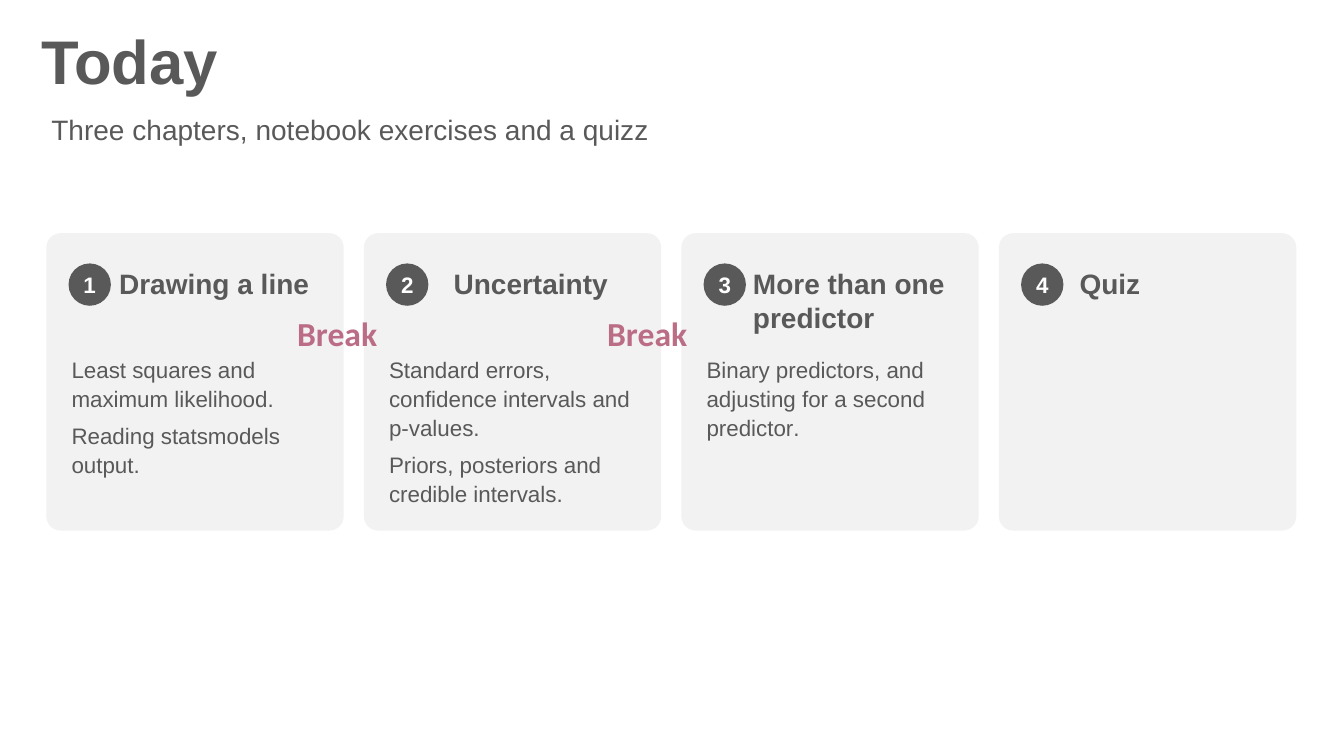
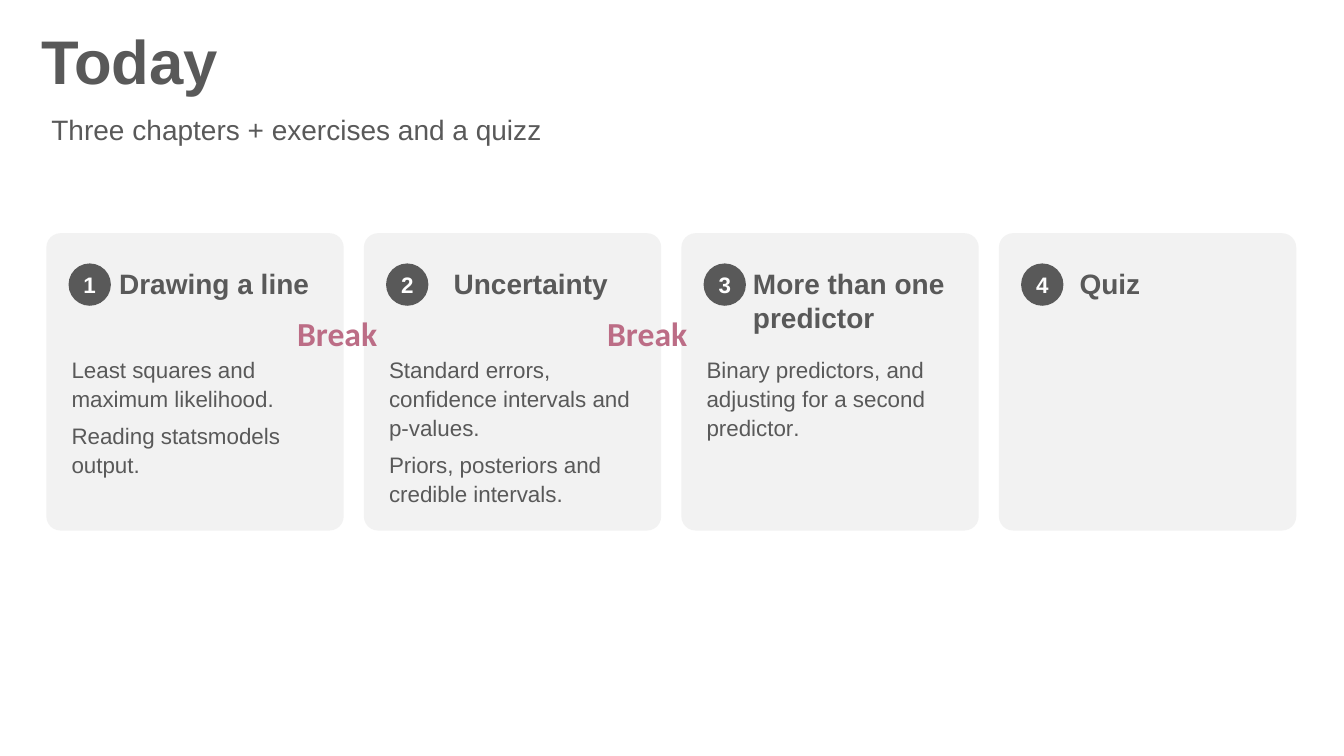
Before and after one commit to centre-for-humanities-computing/introduction-bayesian-statistics, a slide deck: slide 2 of slides/session1_linear_regressions.pptx. Drawn at 1344x756 pixels with LibreOffice and Linux fonts; fonts in the diff are those of the drawing. Boxes give left, top, right and bottom in pixels: in the first picture for what was removed or moved away, otherwise in the second. Text is boxed around its words. In the diff, an @@ line names an element or a change of style, - is before the commit and + after.

Commit message:
slides

```diff
--- a/slides/session1_linear_regressions.pptx
+++ b/slides/session1_linear_regressions.pptx
@@ text at [51,119,541,145]: text changed @@
-Three chapters, notebook exercises and a quizz
+Three chapters + exercises and a quizz
```
Also in this commit, not shown: 1 other slide changed, 1 other file.
